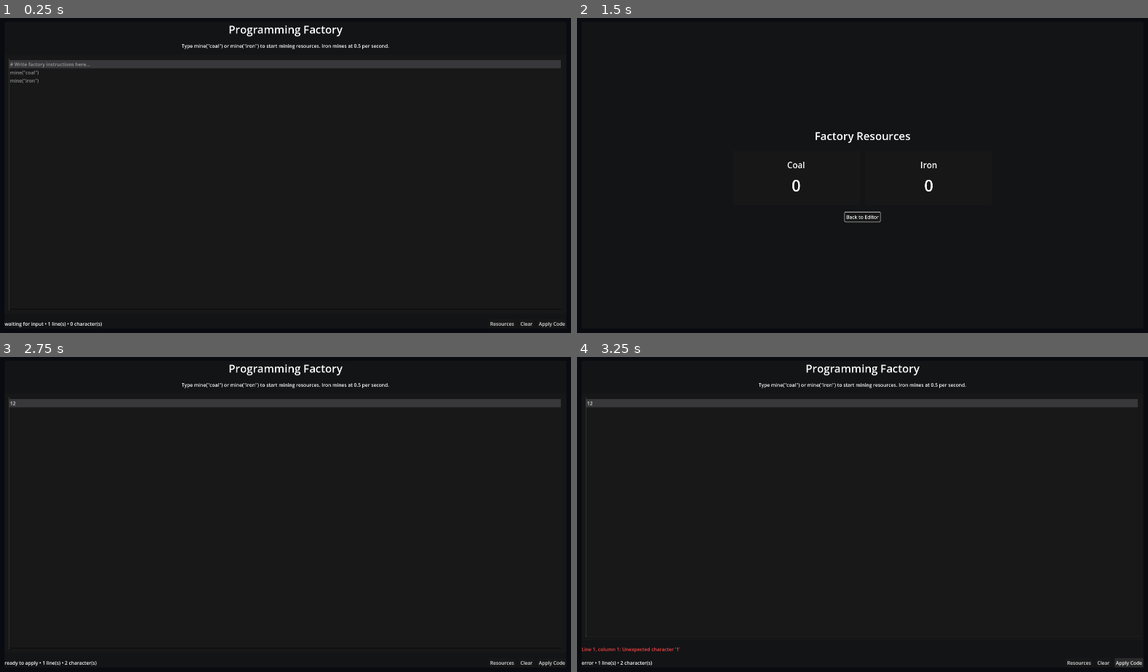
Above: before the commit, frames 1-4 (two rows, left to right).
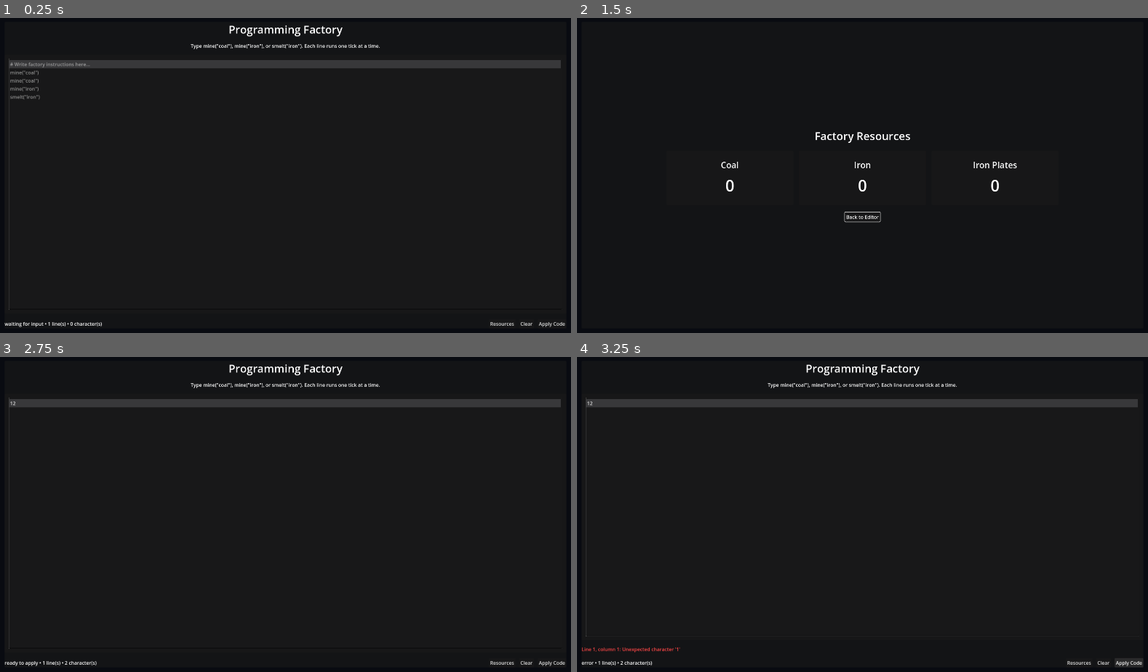
Above: after the commit, the same moments.

Repository: christiansteil/programming-factory
Game: Godot game, scene res://scenes/TypingScreen.tscn
The game is run twice, just before and just after one commit, with the same random seed, the same clock (stepped at 60 frames per second) and the same inputs.
Inputs (mouse positions are in pixels of both pictures, inside the frame that each line leads up to):
- Up to frame 1 (0.25 s): no input
- Up to frame 2 (1.5 s): click (862, 184) at 0.52 s; type "12" at 0.6 s; click "Resources" at 1.25 s
- Up to frame 3 (2.75 s): click "Back to Editor" at 2 s
- Up to frame 4 (3.25 s): click "Apply Code" at 2.75 s

The runs differ from the first frame. In frame 1, 0.4% of the frame differs, in the area x 1-69%, y 8-26%; in frame 2, 0.4%, in the area x 25-78%, y 45-56%; in frame 3, 0.3%; in frame 4, 0.3%.

Commit message:
Add iron smelting command

Diff:
--- a/scenes/ResourcesScreen.tscn
+++ b/scenes/ResourcesScreen.tscn
@@ -96,6 +96,28 @@
 horizontal_alignment = 1
 theme_override_font_sizes/font_size = 52
 
+[node name="IronPlatesCard" type="PanelContainer" parent="Margin/Panel/Content/ResourceCards"]
+layout_mode = 2
+custom_minimum_size = Vector2(420, 180)
+
+[node name="IronPlatesContent" type="VBoxContainer" parent="Margin/Panel/Content/ResourceCards/IronPlatesCard"]
+layout_mode = 2
+theme_override_constants/separation = 12
+alignment = 1
+
+[node name="IronPlatesNameLabel" type="Label" parent="Margin/Panel/Content/ResourceCards/IronPlatesCard/IronPlatesContent"]
+layout_mode = 2
+text = "Iron Plates"
+horizontal_alignment = 1
+theme_override_font_sizes/font_size = 28
+
+[node name="IronPlatesAmountLabel" type="Label" parent="Margin/Panel/Content/ResourceCards/IronPlatesCard/IronPlatesContent"]
+unique_name_in_owner = true
+layout_mode = 2
+text = "0"
+horizontal_alignment = 1
+theme_override_font_sizes/font_size = 52
+
 [node name="BackButton" type="Button" parent="Margin/Panel/Content"]
 unique_name_in_owner = true
 layout_mode = 2
--- a/scenes/TypingScreen.tscn
+++ b/scenes/TypingScreen.tscn
@@ -47,7 +47,7 @@
 
 [node name="Subtitle" type="Label" parent="Margin/Panel/Content"]
 layout_mode = 2
-text = "Type mine(\"coal\") or mine(\"iron\") to start mining resources. Iron mines at 0.5 per second."
+text = "Type mine(\"coal\"), mine(\"iron\"), or smelt(\"iron\"). Each line runs one tick at a time."
 horizontal_alignment = 1
 autowrap_mode = 3
 
@@ -68,7 +68,7 @@
 layout_mode = 2
 size_flags_horizontal = 3
 size_flags_vertical = 3
-placeholder_text = "# Write factory instructions here...\nmine(\"coal\")\nmine(\"iron\")"
+placeholder_text = "# Write factory instructions here...\nmine(\"coal\")\nmine(\"coal\")\nmine(\"iron\")\nsmelt(\"iron\")"
 wrap_mode = 1
 scroll_fit_content_height = false
 minimap_draw = false
--- a/scripts/GameState.gd
+++ b/scripts/GameState.gd
@@ -2,13 +2,16 @@
 
 signal coal_changed(amount: float)
 signal iron_changed(amount: float)
+signal iron_plates_changed(amount: float)
 signal program_changed(is_running: bool, error_message: String)
 
 const ProgramInterpreter = preload("res://scripts/interpreter/ProgramInterpreter.gd")
-const MINE_COAL_JOB: String = "mine:coal"
-const MINE_IRON_JOB: String = "mine:iron"
-const COAL_PER_SECOND: float = 1.0
-const IRON_PER_SECOND: float = 0.5
+const COAL_PER_MINE_TICK: float = 1.0
+const IRON_PER_MINE_TICK: float = 0.5
+const COAL_PER_IRON_SMELT: float = 2.0
+const IRON_PER_IRON_SMELT: float = 1.0
+const IRON_PLATES_PER_SMELT: float = 1.0
+const PROGRAM_TICK_SECONDS: float = 1.0
 
 var coal: float = 0.0:
 	set(value):
@@ -24,24 +27,42 @@
 		iron = value
 		iron_changed.emit(iron)
 
+var iron_plates: float = 0.0:
+	set(value):
+		if is_equal_approx(iron_plates, value):
+			return
+		iron_plates = value
+		iron_plates_changed.emit(iron_plates)
+
 var current_source_code: String = ""
 var running_source_code: String = ""
-var active_jobs: Dictionary = {}
+var active_program_commands: Array = []
 var program_error: String = ""
 var is_program_running: bool = false
-var _mine_tick_elapsed: Dictionary = {}
+var _program_tick_elapsed: float = 0.0
+var _next_command_index: int = 0
 
 var is_mining_coal: bool:
 	get:
-		return active_jobs.has(MINE_COAL_JOB)
+		return _has_running_command(ProgramInterpreter.COMMAND_MINE, ProgramInterpreter.RESOURCE_COAL)
 
 var is_mining_iron: bool:
 	get:
-		return active_jobs.has(MINE_IRON_JOB)
+		return _has_running_command(ProgramInterpreter.COMMAND_MINE, ProgramInterpreter.RESOURCE_IRON)
+
+var is_smelting_iron: bool:
+	get:
+		return _has_running_command(ProgramInterpreter.COMMAND_SMELT, ProgramInterpreter.RESOURCE_IRON)
 
 func _process(delta: float) -> void:
-	_process_mine_job(MINE_COAL_JOB, delta)
-	_process_mine_job(MINE_IRON_JOB, delta)
+	if not is_program_running or active_program_commands.is_empty():
+		_program_tick_elapsed = 0.0
+		return
+
+	_program_tick_elapsed += delta
+	while _program_tick_elapsed >= PROGRAM_TICK_SECONDS:
+		_program_tick_elapsed -= PROGRAM_TICK_SECONDS
+		_execute_next_command_tick()
 
 func set_current_source_code(source_code: String) -> void:
 	current_source_code = source_code
@@ -54,57 +75,62 @@
 
 	var parse_result: Dictionary = ProgramInterpreter.parse(source_code)
 	if not parse_result["is_valid"]:
-		_stop_active_jobs()
+		_stop_active_program()
 		program_error = parse_result["error_message"]
 		program_changed.emit(false, program_error)
 		return
 
 	running_source_code = source_code
-	active_jobs = _commands_to_active_jobs(parse_result["commands"])
+	active_program_commands = parse_result["commands"] as Array
 	program_error = ""
 	is_program_running = true
+	_program_tick_elapsed = 0.0
+	_next_command_index = 0
 	program_changed.emit(true, program_error)
 
 func stop_program() -> void:
-	_stop_active_jobs()
+	_stop_active_program()
 	program_error = ""
 	program_changed.emit(false, program_error)
 
 func validate_program(source_code: String) -> Dictionary:
 	return ProgramInterpreter.parse(source_code)
 
-func _commands_to_active_jobs(commands: Array) -> Dictionary:
-	var next_active_jobs: Dictionary = {}
+func _execute_next_command_tick() -> void:
+	var command: Dictionary = active_program_commands[_next_command_index] as Dictionary
+	_next_command_index = (_next_command_index + 1) % active_program_commands.size()
 
-	for command in commands:
-		if command["name"] != ProgramInterpreter.COMMAND_MINE:
-			continue
+	if command["name"] == ProgramInterpreter.COMMAND_MINE:
+		_execute_mine_command(command)
+	elif command["name"] == ProgramInterpreter.COMMAND_SMELT:
+		_execute_smelt_command(command)
 
-		if command["resource"] == ProgramInterpreter.RESOURCE_COAL:
-			next_active_jobs[MINE_COAL_JOB] = true
-		elif command["resource"] == ProgramInterpreter.RESOURCE_IRON:
-			next_active_jobs[MINE_IRON_JOB] = true
+func _execute_mine_command(command: Dictionary) -> void:
+	if command["resource"] == ProgramInterpreter.RESOURCE_COAL:
+		coal += COAL_PER_MINE_TICK
+	elif command["resource"] == ProgramInterpreter.RESOURCE_IRON:
+		iron += IRON_PER_MINE_TICK
 
-	return next_active_jobs
-
-func _process_mine_job(job_name: String, delta: float) -> void:
-	if not active_jobs.has(job_name):
-		_mine_tick_elapsed.erase(job_name)
+func _execute_smelt_command(command: Dictionary) -> void:
+	if command["resource"] != ProgramInterpreter.RESOURCE_IRON:
+		return
+	if coal < COAL_PER_IRON_SMELT or iron < IRON_PER_IRON_SMELT:
 		return
 
-	_mine_tick_elapsed[job_name] = float(_mine_tick_elapsed.get(job_name, 0.0)) + delta
-	while _mine_tick_elapsed[job_name] >= 1.0:
-		_mine_tick_elapsed[job_name] = float(_mine_tick_elapsed[job_name]) - 1.0
-		_apply_mine_tick(job_name)
+	coal -= COAL_PER_IRON_SMELT
+	iron -= IRON_PER_IRON_SMELT
+	iron_plates += IRON_PLATES_PER_SMELT
 
-func _apply_mine_tick(job_name: String) -> void:
-	if job_name == MINE_COAL_JOB:
-		coal += COAL_PER_SECOND
-	elif job_name == MINE_IRON_JOB:
-		iron += IRON_PER_SECOND
+func _has_running_command(command_name: String, resource_name: String) -> bool:
+	for command_value in active_program_commands:
+		var command: Dictionary = command_value as Dictionary
+		if command["name"] == command_name and command["resource"] == resource_name:
+			return true
+	return false
 
-func _stop_active_jobs() -> void:
-	active_jobs.clear()
+func _stop_active_program() -> void:
+	active_program_commands.clear()
 	running_source_code = ""
 	is_program_running = false
-	_mine_tick_elapsed.clear()
+	_program_tick_elapsed = 0.0
+	_next_command_index = 0
--- a/scripts/ResourcesScreen.gd
+++ b/scripts/ResourcesScreen.gd
@@ -2,14 +2,17 @@
 
 @onready var coal_amount_label: Label = %CoalAmountLabel
 @onready var iron_amount_label: Label = %IronAmountLabel
+@onready var iron_plates_amount_label: Label = %IronPlatesAmountLabel
 @onready var back_button: Button = %BackButton
 
 func _ready() -> void:
 	GameState.coal_changed.connect(_on_coal_changed)
 	GameState.iron_changed.connect(_on_iron_changed)
+	GameState.iron_plates_changed.connect(_on_iron_plates_changed)
 	back_button.pressed.connect(_on_back_pressed)
 	_on_coal_changed(GameState.coal)
 	_on_iron_changed(GameState.iron)
+	_on_iron_plates_changed(GameState.iron_plates)
 	back_button.grab_focus()
 
 func _on_coal_changed(amount: float) -> void:
@@ -18,6 +21,9 @@
 func _on_iron_changed(amount: float) -> void:
 	iron_amount_label.text = _format_resource_amount(amount)
 
+func _on_iron_plates_changed(amount: float) -> void:
+	iron_plates_amount_label.text = _format_resource_amount(amount)
+
 func _on_back_pressed() -> void:
 	get_tree().change_scene_to_file("res://scenes/TypingScreen.tscn")
 
--- a/scripts/TypingScreen.gd
+++ b/scripts/TypingScreen.gd
@@ -50,19 +50,25 @@
 	error_label.visible = GameState.program_error != ""
 	run_button.text = "Stop Code" if GameState.is_program_running else "Apply Code"
 
+func _get_running_program_state() -> String:
+	var actions: PackedStringArray = PackedStringArray()
+	if GameState.is_mining_coal:
+		actions.append("mine coal")
+	if GameState.is_mining_iron:
+		actions.append("mine iron")
+	if GameState.is_smelting_iron:
+		actions.append("smelt iron")
+	if actions.is_empty():
+		return "running, no commands"
+	return "running tick loop: %s" % ", ".join(actions)
+
 func _get_run_state() -> String:
 	if GameState.program_error != "":
 		return "error"
 	if GameState.is_program_running and GameState.current_source_code != GameState.running_source_code:
 		return "running applied code; edits pending"
-	if GameState.is_mining_coal and GameState.is_mining_iron:
-		return "mining coal (+1/sec) and iron (+0.5/sec)"
-	if GameState.is_mining_coal:
-		return "mining coal (+1/sec)"
-	if GameState.is_mining_iron:
-		return "mining iron (+0.5/sec)"
 	if GameState.is_program_running:
-		return "running, no active jobs"
+		return _get_running_program_state()
 	if code_editor.text.strip_edges() == "":
 		return "waiting for input"
 	return "ready to apply"
--- a/scripts/interpreter/ProgramInterpreter.gd
+++ b/scripts/interpreter/ProgramInterpreter.gd
@@ -1,6 +1,7 @@
 extends RefCounted
 
 const COMMAND_MINE: String = "mine"
+const COMMAND_SMELT: String = "smelt"
 const RESOURCE_COAL: String = "coal"
 const RESOURCE_IRON: String = "iron"
 
@@ -156,11 +157,11 @@
 	if position < tokens.size():
 		return _invalid_result(_error_from_token(tokens[position], "Unexpected token after command"))
 
-	if command_name != COMMAND_MINE:
+	if not _is_supported_command(command_name):
 		return _invalid_result(_error_from_token(tokens[0], "Unknown command '%s'" % command_name))
 
-	if not _is_supported_resource(resource_name):
-		return _invalid_result(_error_from_token(tokens[2], "Unsupported resource '%s'" % resource_name))
+	if not _is_supported_resource(command_name, resource_name):
+		return _invalid_result(_error_from_token(tokens[2], "Unsupported resource '%s' for %s" % [resource_name, command_name]))
 
 	return {
 		"is_valid": true,
@@ -172,8 +173,15 @@
 		"error": {},
 	}
 
-static func _is_supported_resource(resource_name: String) -> bool:
-	return resource_name == RESOURCE_COAL or resource_name == RESOURCE_IRON
+static func _is_supported_command(command_name: String) -> bool:
+	return command_name == COMMAND_MINE or command_name == COMMAND_SMELT
+
+static func _is_supported_resource(command_name: String, resource_name: String) -> bool:
+	if command_name == COMMAND_MINE:
+		return resource_name == RESOURCE_COAL or resource_name == RESOURCE_IRON
+	if command_name == COMMAND_SMELT:
+		return resource_name == RESOURCE_IRON
+	return false
 
 static func _is_identifier_start(character: String) -> bool:
 	return character.to_lower() != character.to_upper() or character == "_"
